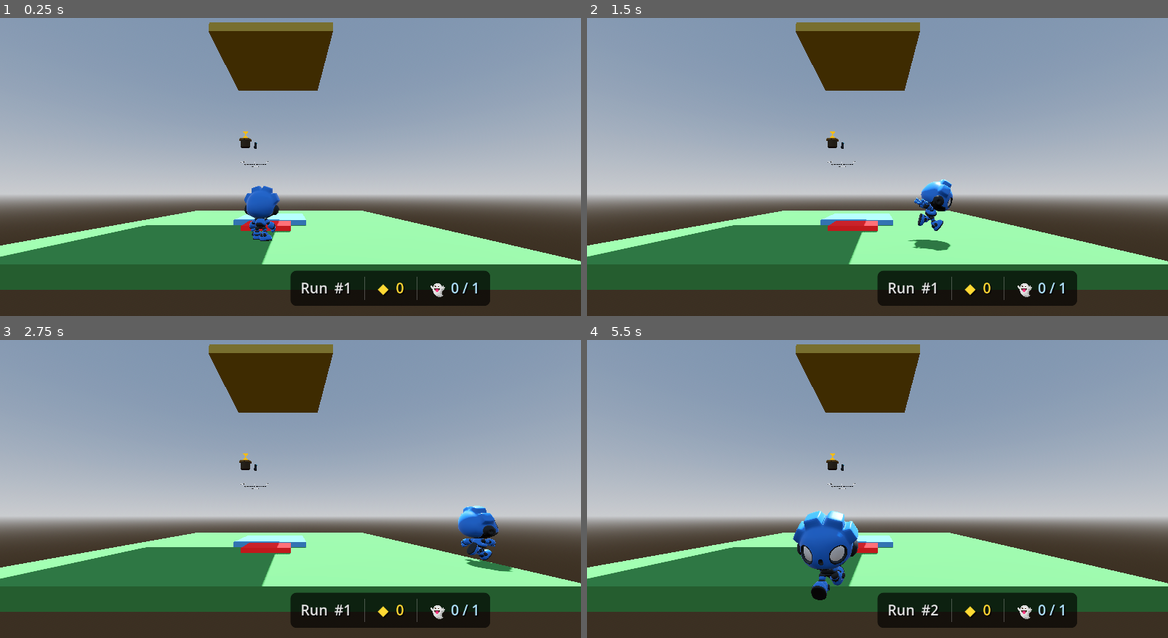
Above: before the commit, frames 1-4 (two rows, left to right).
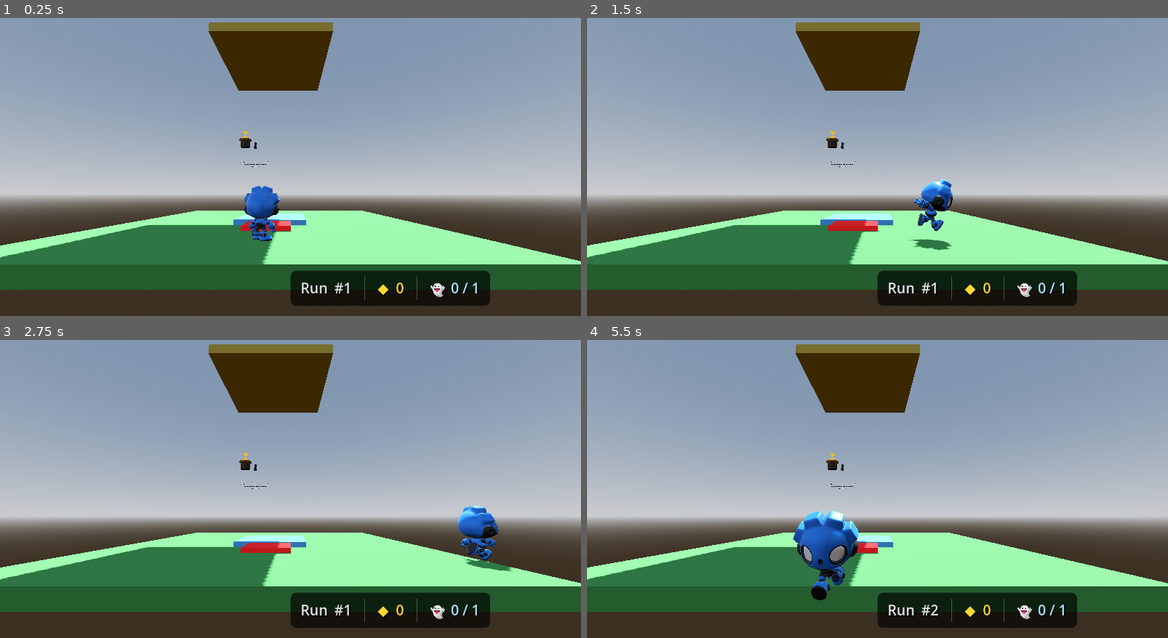
Above: after the commit, the same moments.

Repository: ZacharyEllison/rewind
Game: Godot game, scene res://scenes/main.tscn
The game is run twice, just before and just after one commit, with the same random seed, the same clock (stepped at 60 frames per second) and the same inputs.
Inputs (mouse positions are in pixels of both pictures, inside the frame that each line leads up to):
- Up to frame 1 (0.25 s): no input
- Up to frame 2 (1.5 s): tap Enter (ui_accept) at 0.5, 0.77, 1.07 s; move the mouse to (1005, 137) at 0.52 s; hold Right (ui_right) 0.53-1.25 s; tap 1 at 0.6 s; click (1005, 137) at 0.67 s; drag from (761, 169) to (848, 217) at 1.27 s
- Up to frame 3 (2.75 s): move the mouse to (348, 402) at 2.02 s; hold Right (ui_right) from 2.03 s (still down); tap 3 at 2.1 s
- Up to frame 4 (5.5 s): release Right (ui_right) at 2.75 s; drag from (848, 539) to (703, 426) at 2.77 s; move the mouse to (1051, 524) at 3.52 s; hold Left (ui_left) 3.53-4.25 s; tap 5 at 3.6 s; tap Enter (ui_accept) at 3.77, 4.07, 4.25 s; drag from (703, 426) to (790, 393) at 4.27 s; move the mouse to (906, 474) at 5.02 s; hold Down (ui_down) from 5.03 s (still down); tap 7 at 5.1 s; click (906, 474) at 5.17 s

The runs differ from the first frame. In frame 1, 0.2% of the frame differs, in the area x 0-53%, y 41-83%; in frame 2, 0.2%; in frame 3, 0.2%; in frame 4, 0.3%, in the area x 0-53%, y 41-86%.

Commit message:
Add PlayerSpawnPoint nodes and implement player spawn handling in main scene

Diff:
--- a/scenes/level_00.tscn
+++ b/scenes/level_00.tscn
@@ -30,6 +30,9 @@
 
 [node name="SpawnPoint" type="Node3D" parent="."]
 transform = Transform3D(1, 0, 0, 0, 1, 0, 0, 0, 1, 0, 0.5, 4)
+
+[node name="PlayerSpawnPoint" type="Node3D" parent="."]
+transform = Transform3D(1, 0, 0, 0, 1, 0, 0, 0, 1, 0, 2.4872775, 5.245059)
 
 [node name="StartPlatform" type="StaticBody3D" parent="."]
 
--- a/scenes/level_01.tscn
+++ b/scenes/level_01.tscn
@@ -49,6 +49,9 @@
 size = Vector3(4, 0.4, 4)
 
 [node name="Level01" type="Node3D"]
+
+[node name="PlayerSpawnPoint" type="Node3D" parent="."]
+transform = Transform3D(1, 0, 0, 0, 1, 0, 0, 0, 1, 0, 2.4872775, 1.245059)
 
 [node name="StartPlatform" type="StaticBody3D" parent="."]
 transform = Transform3D(1, 0, 0, 0, 1, 0, 0, 0, 1, 0, 0, 0)
--- a/scenes/main.gd
+++ b/scenes/main.gd
@@ -14,6 +14,8 @@
 
 ## Currently loaded level scene instance.
 var _current_level_scene: Node = null
+var _player_spawn_transform: Transform3D = Transform3D.IDENTITY
+var _has_player_spawn: bool = false
 
 func _ready() -> void:
 	var game_manager := $GameManager
@@ -27,6 +29,7 @@
 	# Load the starting level.
 	_load_level(game_manager.current_level)
 	game_manager.level_changed.connect(_on_level_changed)
+	game_manager.new_attempt_started.connect(_reset_player_to_level_spawn)
 
 	_ensure_ghost_pool_size(game_manager.max_ghost_slots)
 	game_manager.ghost_slots_changed.connect(_on_ghost_slots_changed)
@@ -133,7 +136,20 @@
 	var spawn_pos: Vector3 = spawn_node.global_position if spawn_node else Vector3(0, 0.5, 0)
 	robot.global_position = spawn_pos
 	robot.set("spawn_position", spawn_pos)
-	print("Main: loaded level %d, robot spawn at %s" % [level_id, str(spawn_pos)])
+
+	var player_spawn_node := _current_level_scene.get_node_or_null("PlayerSpawnPoint") as Node3D
+	if player_spawn_node:
+		_player_spawn_transform = player_spawn_node.global_transform
+		_has_player_spawn = true
+		_reset_player_to_level_spawn()
+	else:
+		_has_player_spawn = false
+
+	print("Main: loaded level %d, robot spawn at %s, player spawn at %s" % [
+		level_id,
+		str(spawn_pos),
+		str(_player_spawn_transform.origin if _has_player_spawn else $XROrigin3D.global_position)
+	])
 
 
 ## Called when GameManager emits level_changed; transitions to the new level.
@@ -143,3 +159,14 @@
 	var game_manager := $GameManager
 	game_manager.start_new_attempt()
 	game_manager.start_recording()
+
+
+func _reset_player_to_level_spawn() -> void:
+	if not _has_player_spawn:
+		return
+
+	var xr_origin := $XROrigin3D as XROrigin3D
+	if not xr_origin:
+		return
+
+	xr_origin.global_transform = _player_spawn_transform
